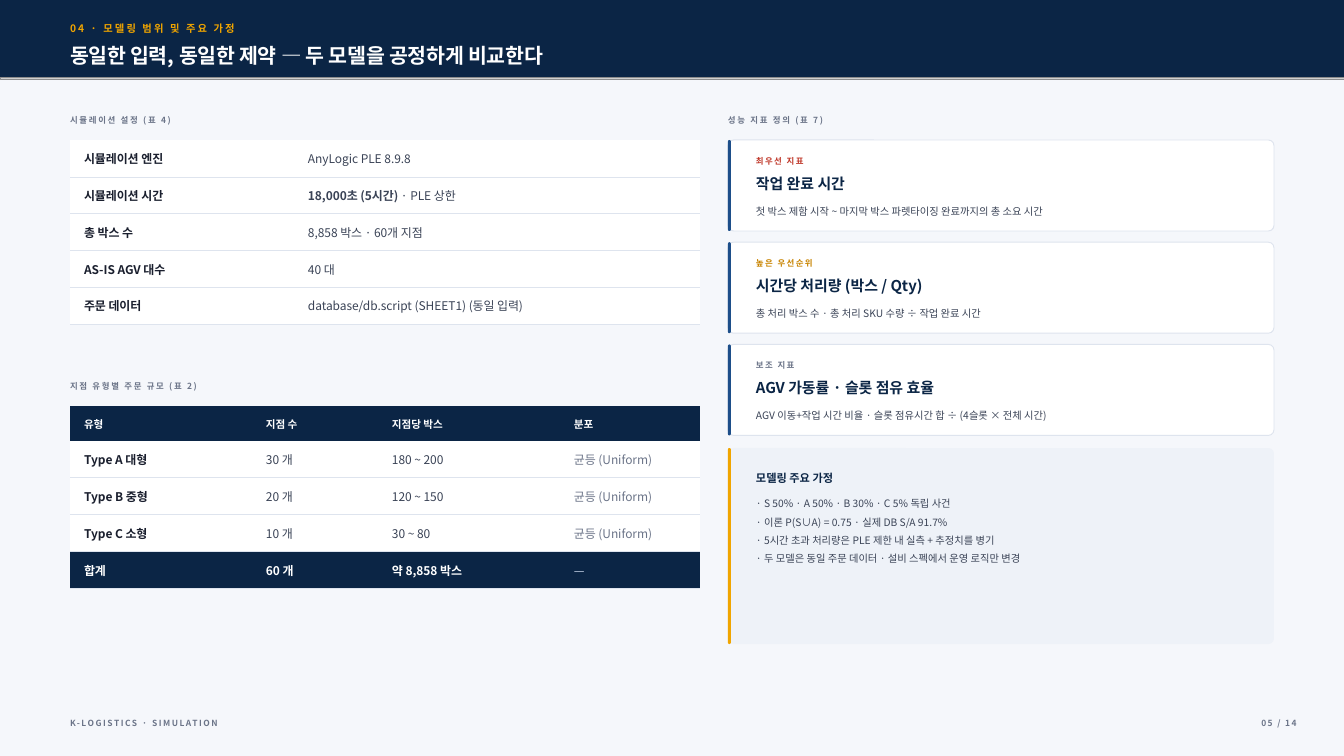
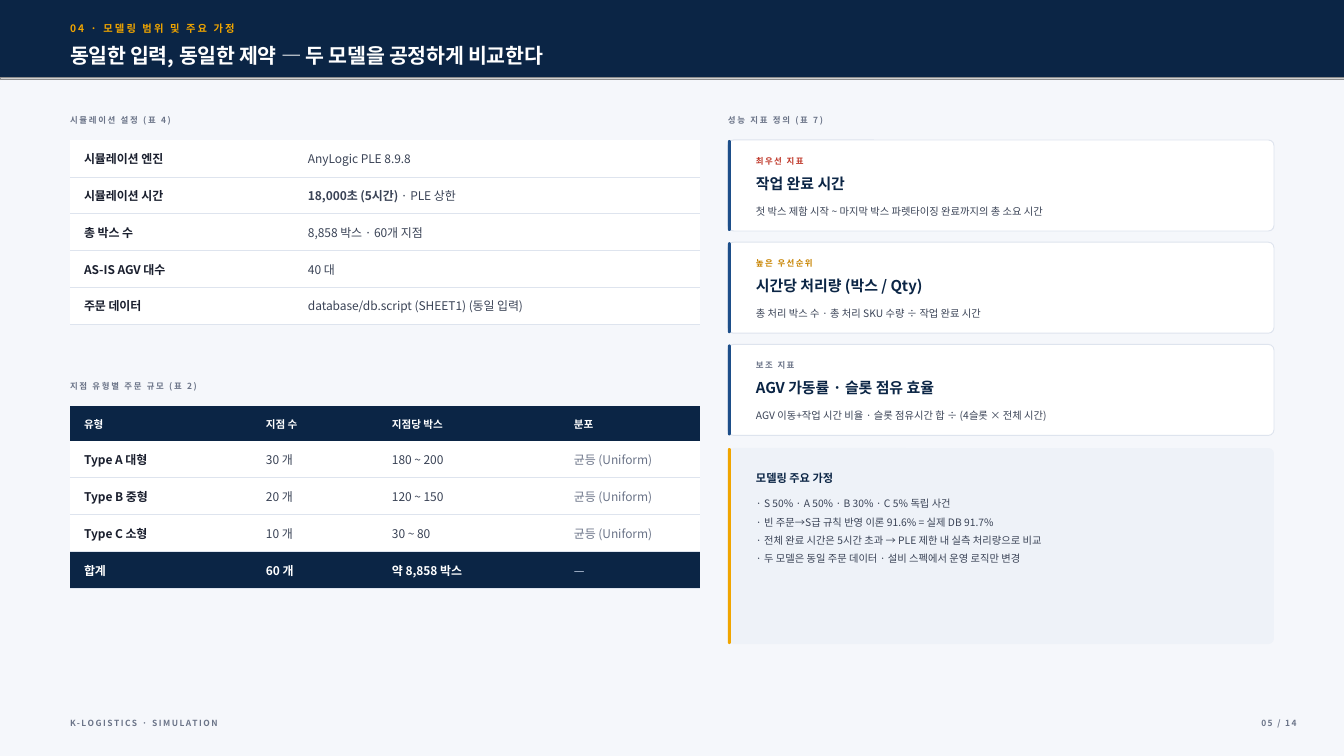
Before and after one commit to cholin3721/simulation_contest2, a slide deck: slide 5 of 피킹_프로세스_효율화_및_생산성_극대화_20260709235709.pptx. Drawn at 1344x756 pixels with LibreOffice and Linux fonts; fonts in the diff are those of the drawing; grey boxes stand for pictures. Boxes give left, top, right and bottom in pixels: in the first picture for what was removed or moved away, otherwise in the second. Text is boxed around its words. In the diff, an @@ line names an element or a change of style, - is before the commit and + after.

Commit message:
문제_수정.pdf 기준 전 산출물 정합성 검증 및 실측값 반영
- 91.7% S/A 비율: 빈 주문→S급 규칙 반영 이론값 91.6%와 일치함을 검증·재서술
- 개선①(제함기 부하 분산) 실측 기준 정직 서술 (제함기2 0%→4.8%, 병목은 하류)
- 재현 실측값 확정: 25대 기준 20팔레트/640박스/4.0hr/3:60, AGV 50%
- 민감도 4수준 실측: 15대 60.0% / 20대 50.0% / 25대 50.0% / 35대 34.3%
- 오탈자·문서 버그 수정 (AS-OS, 표5 단위, 매뉴얼 반복 출력 등)
- 봉함기 라우팅 가정 보고서 1.1절에 문서화
- 모델 결과 패널 텍스트 흰색→검정 (가동률 수치 표시 버그 수정)
- Q&A 보강 (Q2 재작성, Q12-1 신설: 15대 이상 처리량 동일 원인)
- 임시 스크립트·로그 정리, PDF 3종 최신 재출력

```diff
--- a/피킹_프로세스_효율화_및_생산성_극대화_20260709235709.pptx
+++ b/피킹_프로세스_효율화_및_생산성_극대화_20260709235709.pptx
@@ text at box(764, 517, 1042, 545): text changed @@
-· 이론 P(S∪A) = 0.75 · 실제 DB S/A 91.7%
-· 5시간 초과 처리량은 PLE 제한 내 실측 + 추정치를 병기
+· 빈 주문→S급 규칙 반영 이론 91.6% = 실제 DB 91.7%
+· 전체 완료 시간은 5시간 초과 → PLE 제한 내 실측 처리량으로 비교
```
Also in this commit, not shown: 10 other slides changed, 38 other files.
